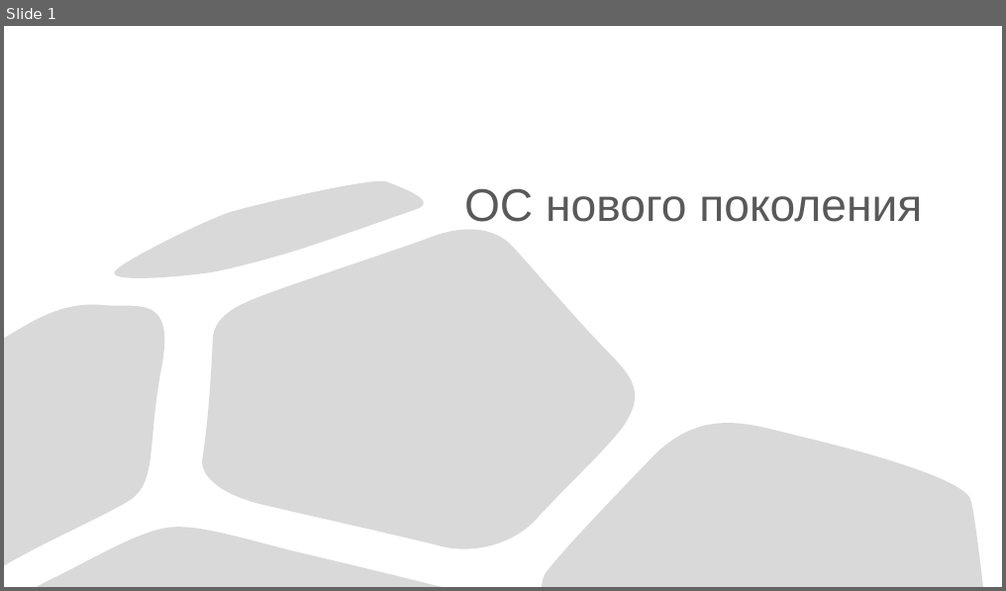
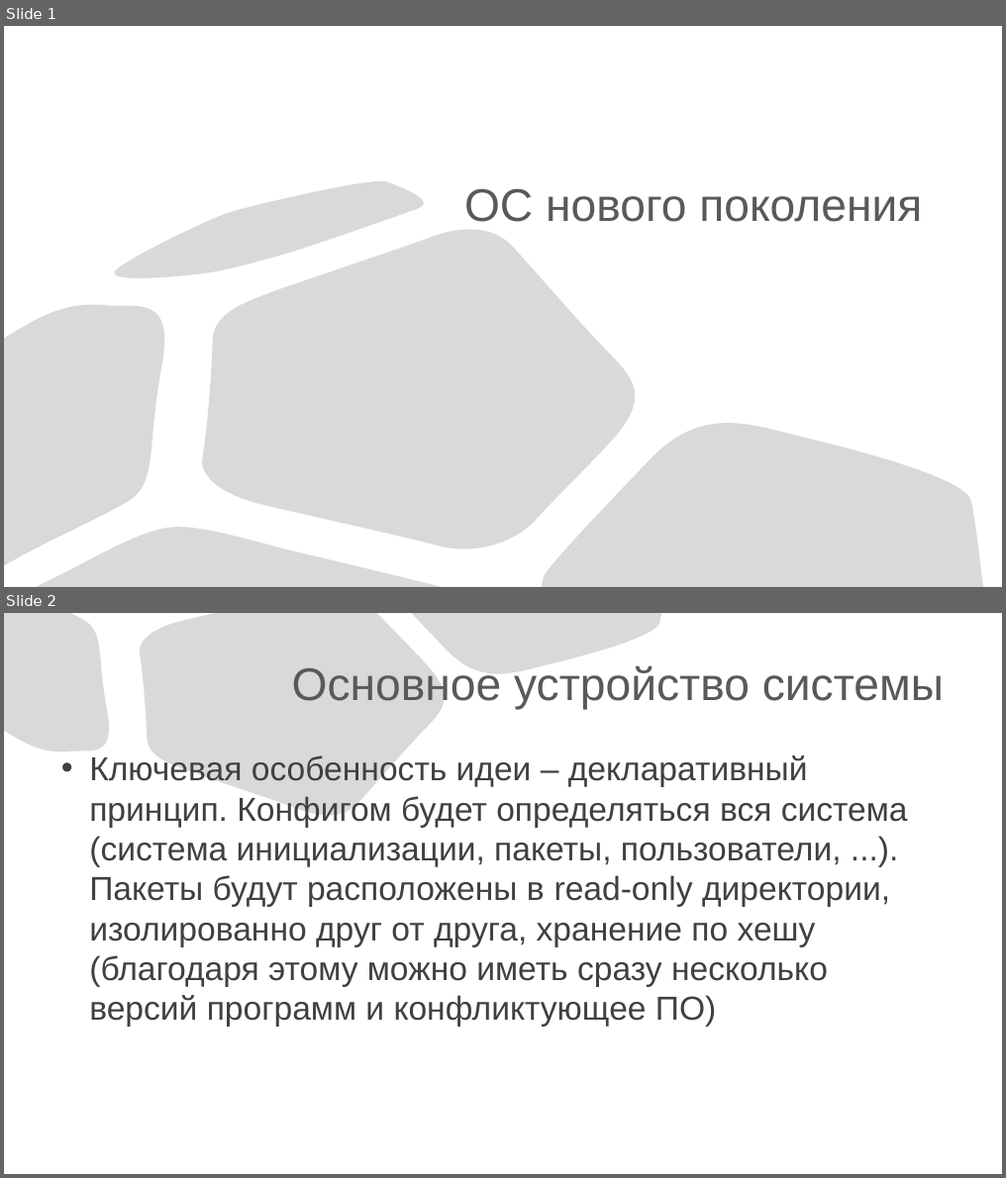
Before and after one commit to slawacats/clyx, a slide deck: NewOS.pptx. Shown one above the other, each under a label of ours: slide 1 before the commit, slides 1 and 2 after it. The pictures are 1006x591 and 1006x1178 pixels, drawn with LibreOffice and Linux fonts; fonts in the diff are those of the drawing. Boxes give left, top, right and bottom in pixels: in the first picture for what was removed or moved away, otherwise in the second. Text is boxed around its words. In the diff, an @@ line names an element or a change of style, - is before the commit and + after.

```diff
--- a/NewOS.pptx
+++ b/NewOS.pptx
@@ slide 2 added at <box>4,613,1002,1174</box>, background #FFFFFF @@
@@ freeform shape added at <box>4,613,116,761</box>, fill #D9D9D9, outline #000000 0.75 pt @@
@@ freeform shape added at <box>138,613,452,827</box>, fill #D9D9D9, outline #000000 0.75 pt @@
@@ freeform shape added at <box>411,613,661,686</box>, fill #D9D9D9, outline #000000 0.75 pt @@
@@ title added at <box>292,665,944,710</box>, 44 pt, text #595959 @@
+Основное устройство системы
@@ text added at <box>89,756,908,1027</box>, 32 pt, text #404040 @@
+• Ключевая особенность идеи – декларативный принцип. Конфигом будет определяться вся система (система инициализации, пакеты, пользователи, ...). Пакеты будут расположены в read-only директории, изолированно друг от друга, хранение по хешу (благодаря этому можно иметь сразу несколько версий программ и конфликтующее ПО)
```
Also in this commit, not shown: 1 slide changed, 3 other slides added, 1 slide removed, 1 other file.
